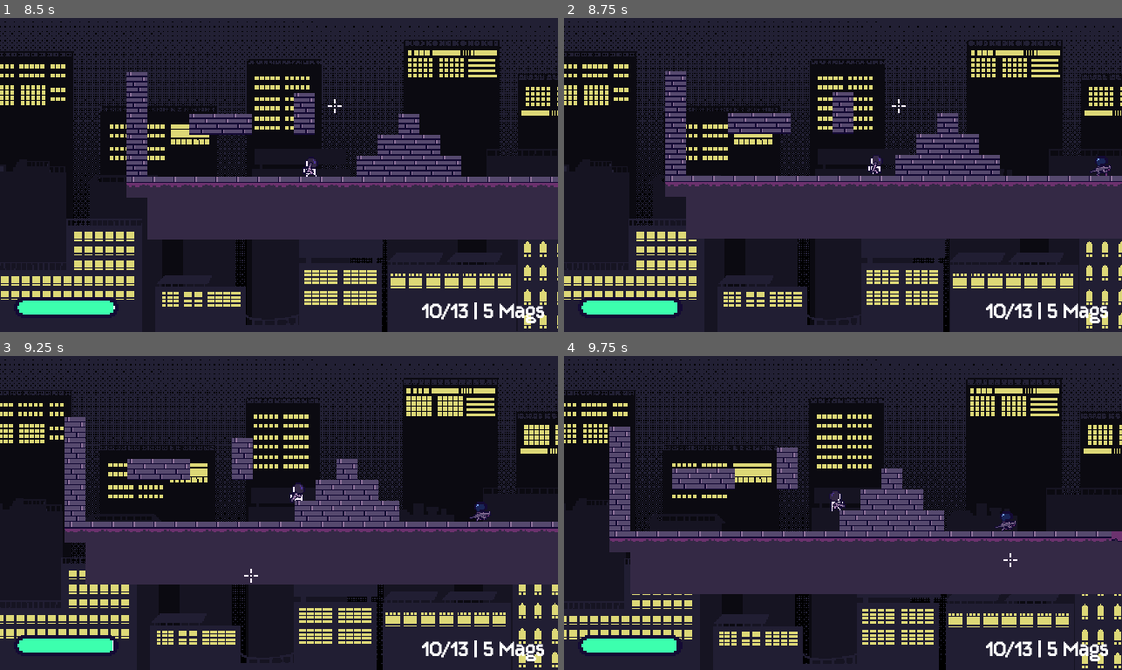
Above: before the commit, frames 1-4 (two rows, left to right).
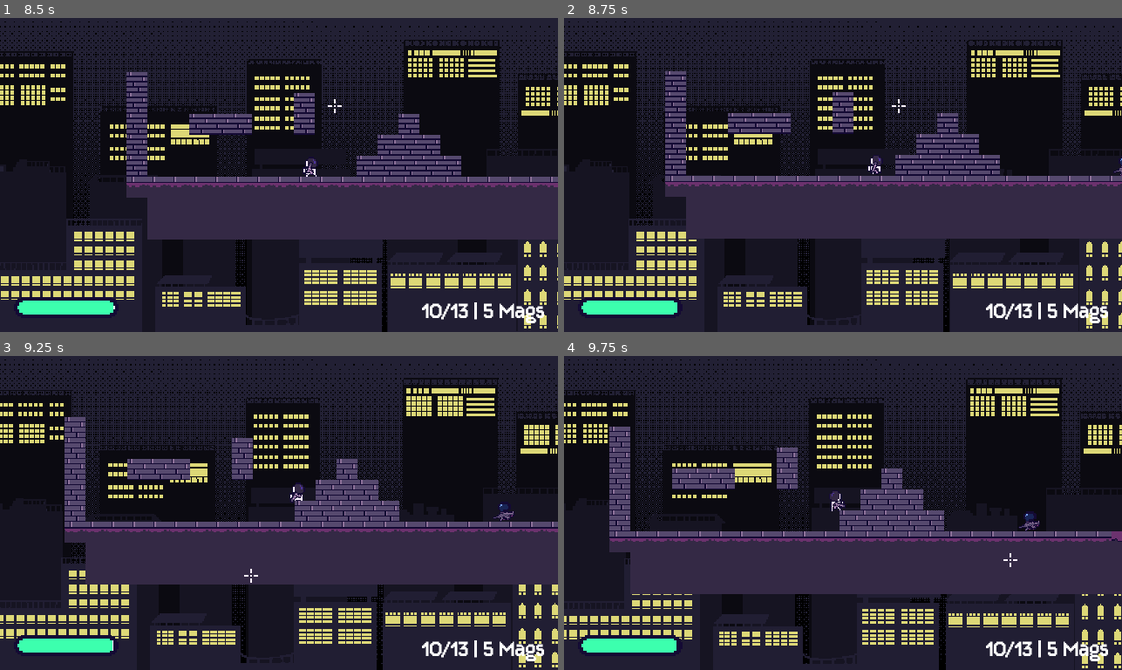
Above: after the commit, the same moments.

Repository: kyteidev/rogueshot
Game: Godot game, scene res://scenes/game_debug.tscn
Two runs of this game, one before a commit and one after it. Both use one fixed random seed, a clock stepped at 60 frames per second and the inputs below.
Inputs (mouse positions are in pixels of both pictures, inside the frame that each line leads up to):
- Up to frame 1 (8.5 s): move the mouse to (401, 159) at 0.52 s; press the mouse at (401, 159) at 0.53 s; hold D (player_right) 0.53-2.03 s; tap W (player_jump) at 0.77, 1.52, 3.02, 3.77, 4.52, 6.02, 6.77, 7.52 s; move the mouse to (167, 190) at 1.27 s; release the mouse at (167, 190) at 1.28 s; tap Shift (player_sprint) at 1.35 s; move the mouse to (334, 105) at 2.02 s; hold A (player_left) 2.03-2.78 s; tap 1 (weapon_1) at 2.1, 5.85 s; move the mouse to (251, 237) at 2.77 s; hold D (player_right) 2.78-4.28 s; tap 2 (weapon_2) at 2.85, 6.6 s; move the mouse to (446, 222) at 3.52 s; tap Q (weapon_cycle) at 3.6, 7.35 s; move the mouse to (111, 127) at 4.27 s; hold A (player_left) 4.28-5.03 s; click (111, 127) at 4.35 s; move the mouse to (306, 175) at 5.02 s; hold D (player_right) 5.03-5.78 s; hold Shift (player_sprint) 5.03-5.78 s; move the mouse to (195, 96) at 5.77 s; hold A (player_left) 5.78-7.28 s; move the mouse to (401, 159) at 6.52 s; move the mouse to (167, 190) at 7.27 s; hold D (player_right) from 7.28 s (still down); move the mouse to (334, 105) at 8.02 s; press the mouse at (334, 105) at 8.03 s
- Up to frame 2 (8.75 s): keep holding D (player_right)
- Up to frame 3 (9.25 s): keep holding D (player_right); move the mouse to (251, 575) at 8.77 s; release the mouse at (251, 575) at 8.78 s; tap Shift (player_sprint) at 8.85 s; tap W (player_jump) at 9.02 s
- Up to frame 4 (9.75 s): move the mouse to (1010, 560) at 9.52 s; release D (player_right) at 9.53 s; hold A (player_left) from 9.53 s (still down); tap 1 (weapon_1) at 9.6 s

Frame 1 is identical in both runs. In frame 2, less than 0.1% of the frame differs, in the area x 94-100%, y 44-51%; in frame 3, 0.2%; in frame 4, 0.2%, in the area x 77-86%, y 49-56%.

Commit message:
change enemy wall raycast position

Diff:
--- a/scenes/characters/enemy.tscn
+++ b/scenes/characters/enemy.tscn
@@ -170,7 +170,7 @@
 
 [node name="WallRay" type="RayCast2D" parent="." unique_id=254261750]
 position = Vector2(0, -1)
-target_position = Vector2(16, 0)
+target_position = Vector2(7, 0)
 
 [node name="LedgeRay" type="RayCast2D" parent="." unique_id=2076729340]
 position = Vector2(7, 0)
